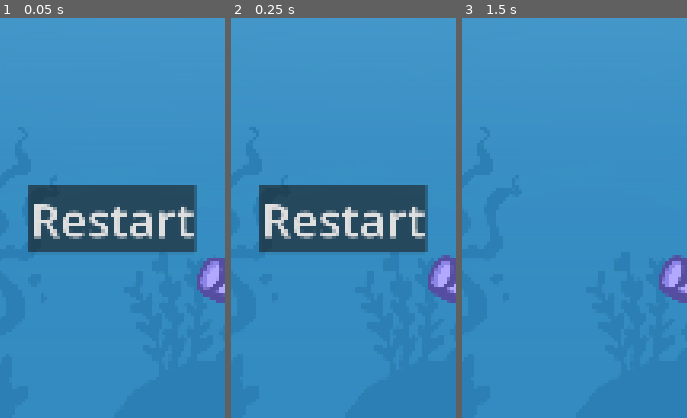
Above: before the commit, frames 1-3 (left to right).
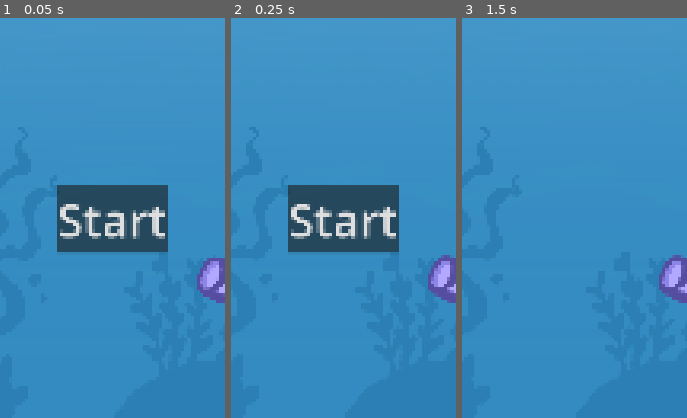
Above: after the commit, the same moments.

Repository: izzqz/to-the-core
Game: Godot game, scene res://main.tscn
Two runs of this game, one before a commit and one after it. Both use one fixed random seed, a clock stepped at 60 frames per second and the inputs below.
Inputs:
- Up to frame 1 (0.05 s): no input
- Up to frame 2 (0.25 s): no input
- Up to frame 3 (1.5 s): click "Restart" (after the commit: "Start") at 0.5 s
The pictures show only the part of the screen within x 25-75%, y 48-98%; the shares and areas given below are measured in that part.

The runs differ from the first frame. In frame 1, 6.7% of the frame differs, in the area x 12-88%, y 41-59%; in frame 2, 6.7%; in frame 3, nothing differs.

Commit message:
start/restart

Diff:
--- a/scripts/overlay.gd
+++ b/scripts/overlay.gd
@@ -4,12 +4,17 @@
 @onready var restart_button: Button = $Score/CenterContainer2/Restart_Button
 
 var is_death_screen = true
+var is_fist_start = true
 
 func _ready() -> void:
 	Global.score_changed.connect(_on_score_changed)
 	Global.flash_fx.connect(play_flash_fx)
 	Global.game_over.connect(_on_game_over)
 	set_score(Global.score)
+
+	if (is_fist_start):
+		restart_button.text = "Start"
+		is_fist_start = false
 
 func _input(event: InputEvent) -> void:
 	if (event.is_action_pressed("flap") and is_death_screen):
@@ -32,6 +37,8 @@
 	restart_button.hide()
 
 func _on_game_over() -> void:
+	if (!is_fist_start):
+		restart_button.text = "Restart"
 	restart_button.show()
 	is_death_screen = true
 	Global.state = Global.GameState.DEATH_SCREEN
